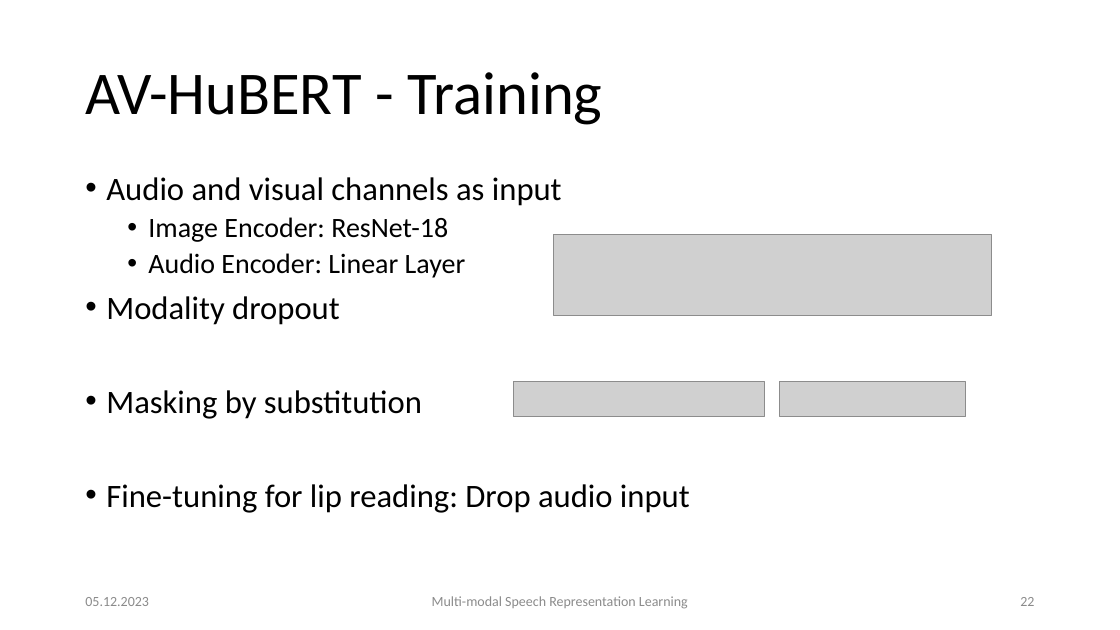
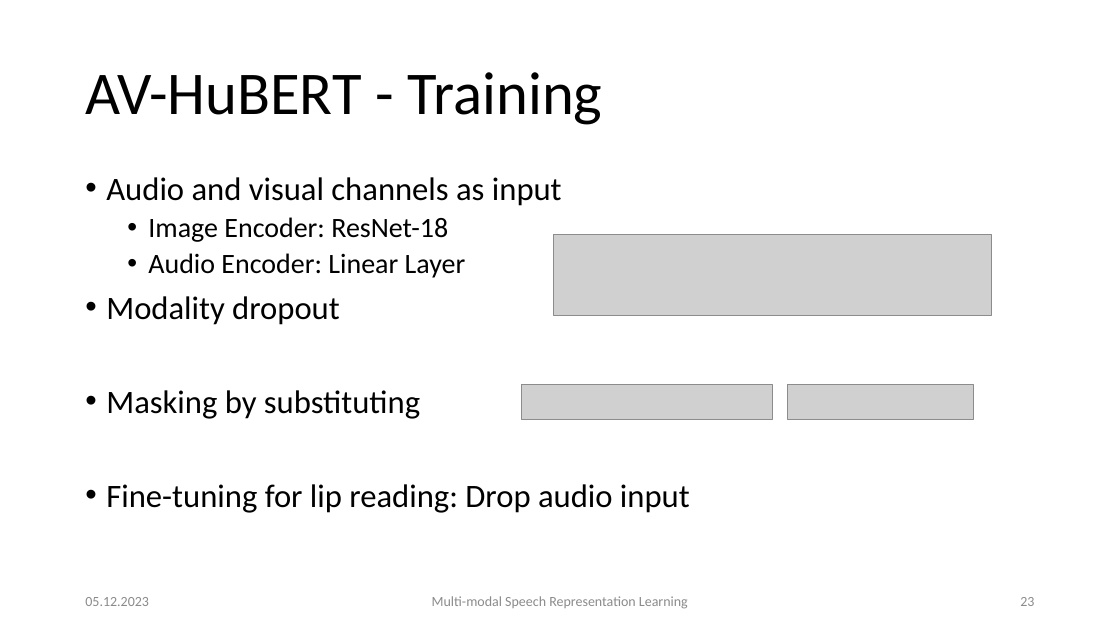
Before and after one commit to carlos-schmidt/nn-seminar, a slide deck: slide 23 of presentation.pptx (slide 22 before the commit). Drawn at 1120x630 pixels with LibreOffice and Linux fonts; fonts in the diff are those of the drawing; grey boxes stand for pictures. Boxes give left, top, right and bottom in pixels: in the first picture for what was removed or moved away, otherwise in the second. Text is boxed around its words. In the diff, an @@ line names an element or a change of style, - is before the commit and + after.

```diff
--- a/presentation.pptx
+++ b/presentation.pptx
@@ picture: place and size @@
-picture at box(513, 382, 765, 417)
+picture at box(521, 385, 772, 419)
@@ picture: place and size @@
-picture at box(780, 382, 965, 417)
+picture at box(788, 385, 974, 419)
@@ text at box(106, 390, 420, 419): text changed @@
-• Masking by substitution
+• Masking by substituting
```
Also in this commit, not shown: 13 other slides changed, 3 slides added.
